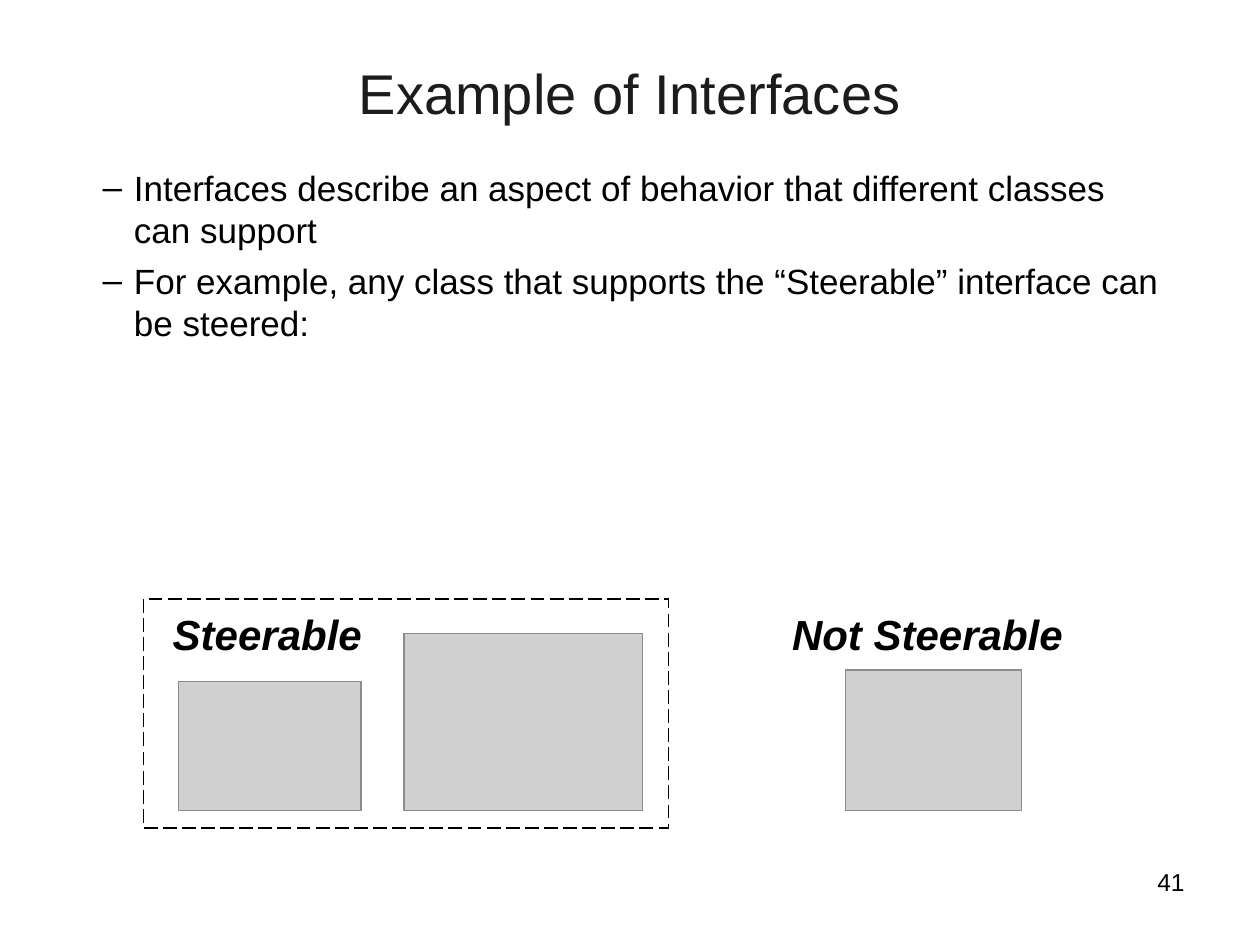
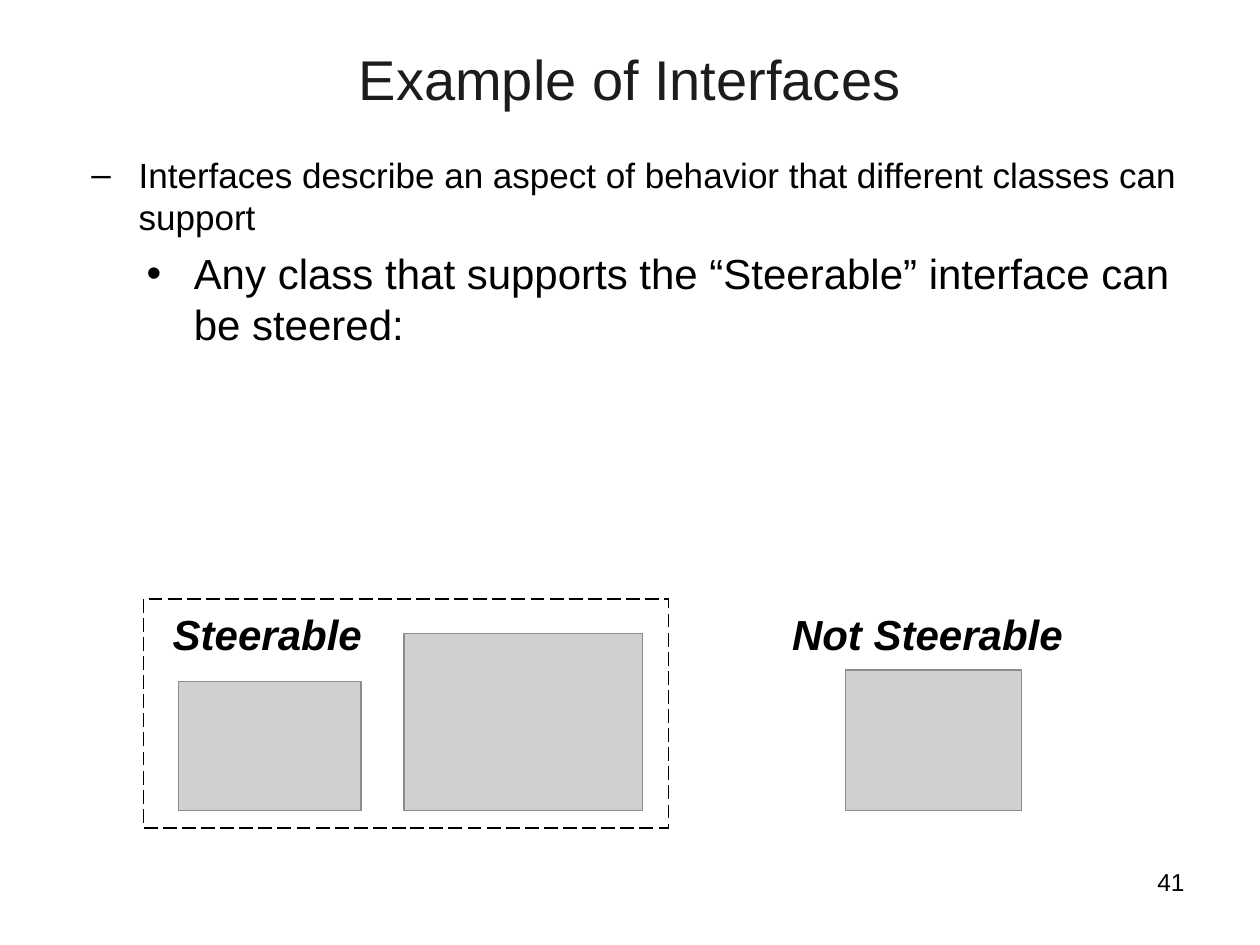
Before and after one commit to vatsanTraining/freshers_dec_2021, a slide deck: slide 41 of JavaModule_2_Excella.ppt. Drawn at 1260x945 pixels with LibreOffice and Linux fonts; fonts in the diff are those of the drawing; grey boxes stand for pictures; background and template pictures are left out. Boxes give left, top, right and bottom in pixels: in the first picture for what was removed or moved away, otherwise in the second. Text is boxed around its words. In the diff, an @@ line names an element or a change of style, - is before the commit and + after.

```diff
--- a/JavaModule_2_Excella.ppt
+++ b/JavaModule_2_Excella.ppt
@@ title "Example of Interfaces": place and size @@
-title "Example of Interfaces" at [359, 73, 900, 125]
+title "Example of Interfaces" at [359, 59, 900, 110]
@@ text "Interfaces describe an aspect of ...": place and size @@
-text "Interfaces describe an aspect of ..." at [134, 175, 1157, 337]
+text "Interfaces describe an aspect of ..." at [139, 162, 1175, 341]
@@ text at [139, 162, 1175, 237]: indent changed @@
@@ text at [194, 258, 1169, 341]: text changed; size 20 to 24 pt @@
-  – For example, any class that supports the “Steerable” interface can be steered:
+    • Any class that supports the “Steerable” interface can be steered:
```
Also in this commit, not shown: 11 other slides changed, 16 slides added, 9 slides removed.
